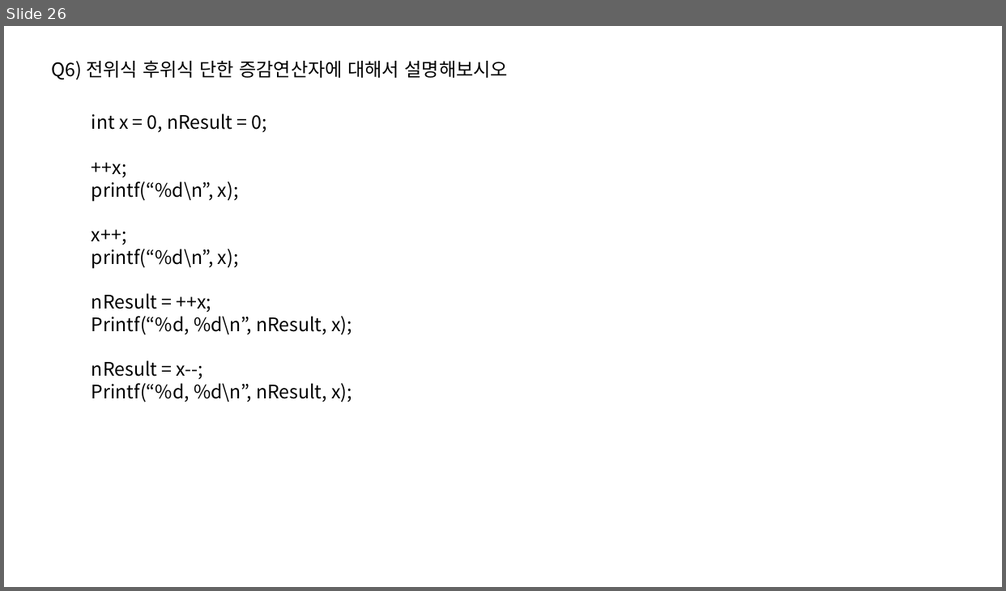
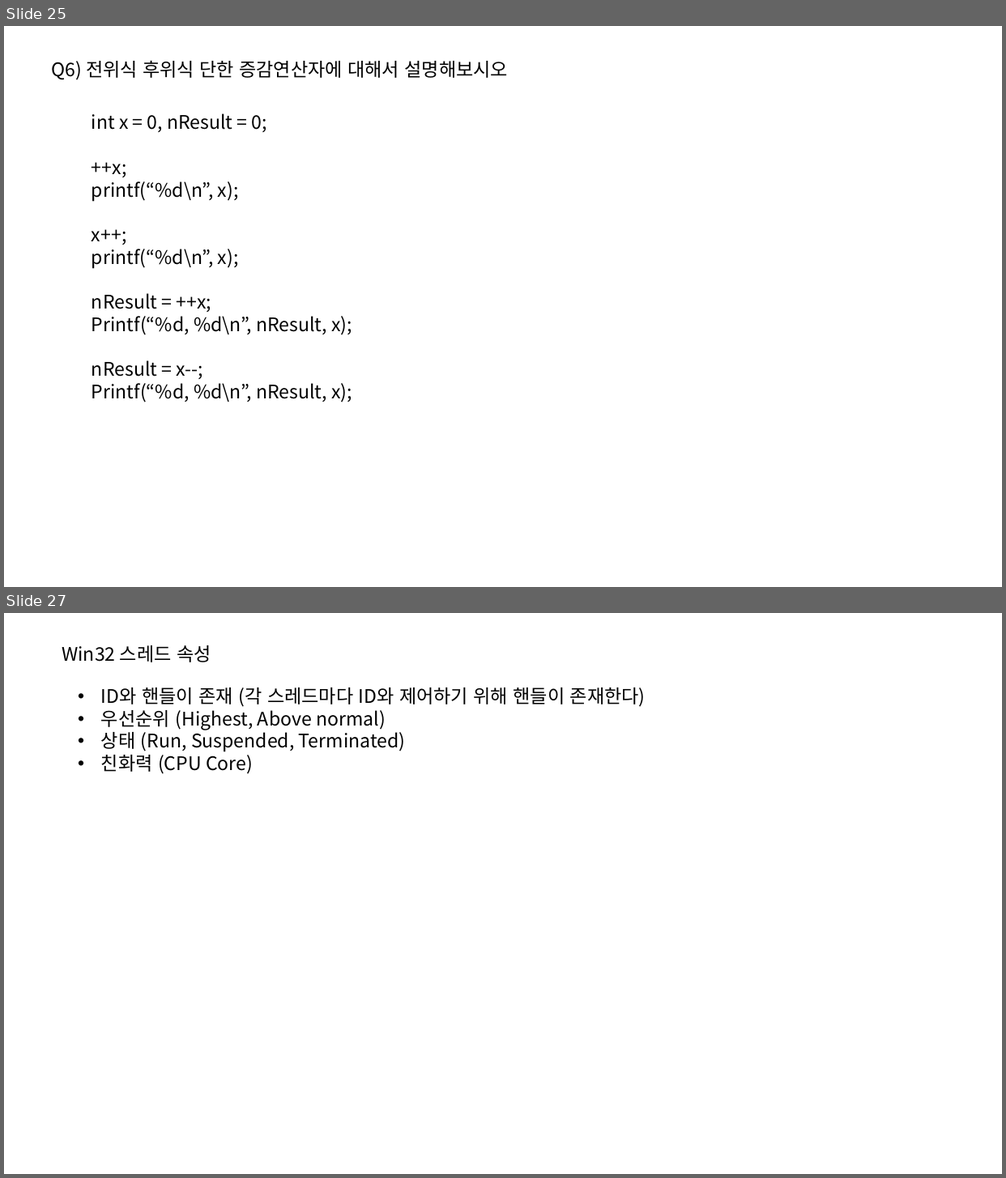
Before and after one commit to taehyuklee/C-CppStudy, a slide deck: CSwithC/CS-explanation.pptx. Shown one above the other, each under a label of ours: slide 26 before the commit, slides 25 and 27 after it; the slides between them are not shown. The pictures are 1006x591 and 1006x1178 pixels, drawn with LibreOffice and Linux fonts; fonts in the diff are those of the drawing. Boxes give left, top, right and bottom in pixels: in the first picture for what was removed or moved away, otherwise in the second. Text is boxed around its words. In the diff, an @@ line names an element or a change of style, - is before the commit and + after.

```diff
--- a/CSwithC/CS-explanation.pptx
+++ b/CSwithC/CS-explanation.pptx
@@ slide 27 added at box(4, 613, 1002, 1174), background #FFFFFF @@
@@ text added at box(62, 645, 211, 662), 18 pt, text #000000 @@
+Win32 스레드 속성
@@ text added at box(101, 688, 646, 774), 18 pt, text #000000 @@
+• ID와 핸들이 존재 (각 스레드마다 ID와 제어하기 위해 핸들이 존재한다)
+• 우선순위 (Highest, Above normal)
+• 상태 (Run, Suspended, Terminated)
+• 친화력 (CPU Core)
@@ what was slide 26 is now slide 25 @@
```
Also in this commit, not shown: 1 slide changed, 2 other slides added, 1 slide removed.
